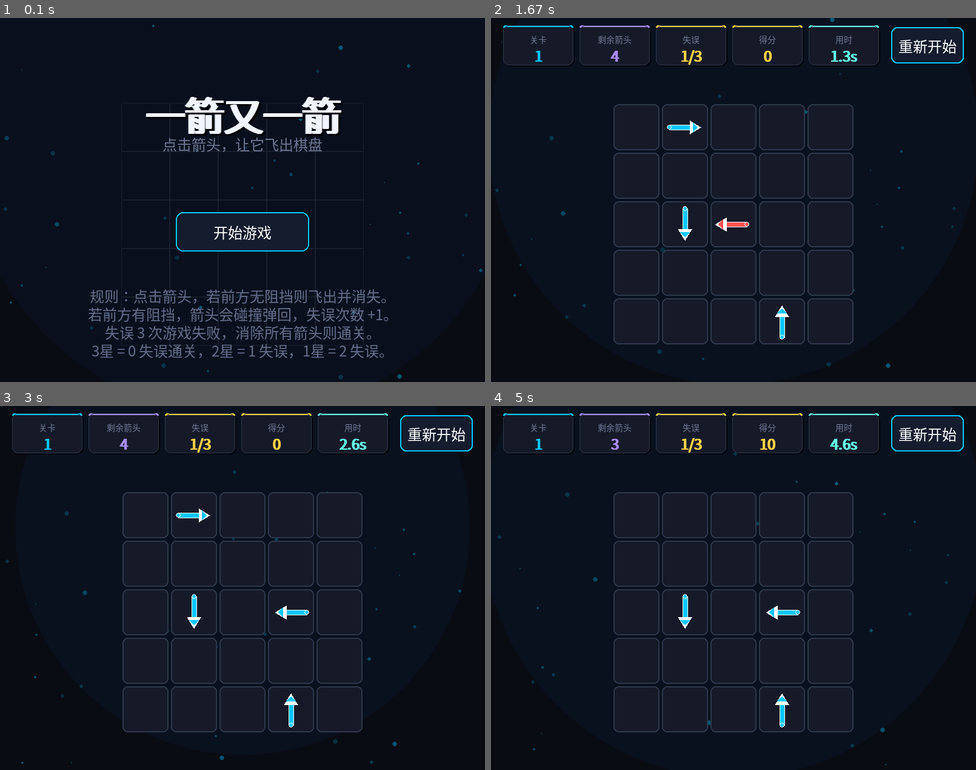
Above: before the commit, frames 1-4 (two rows, left to right).
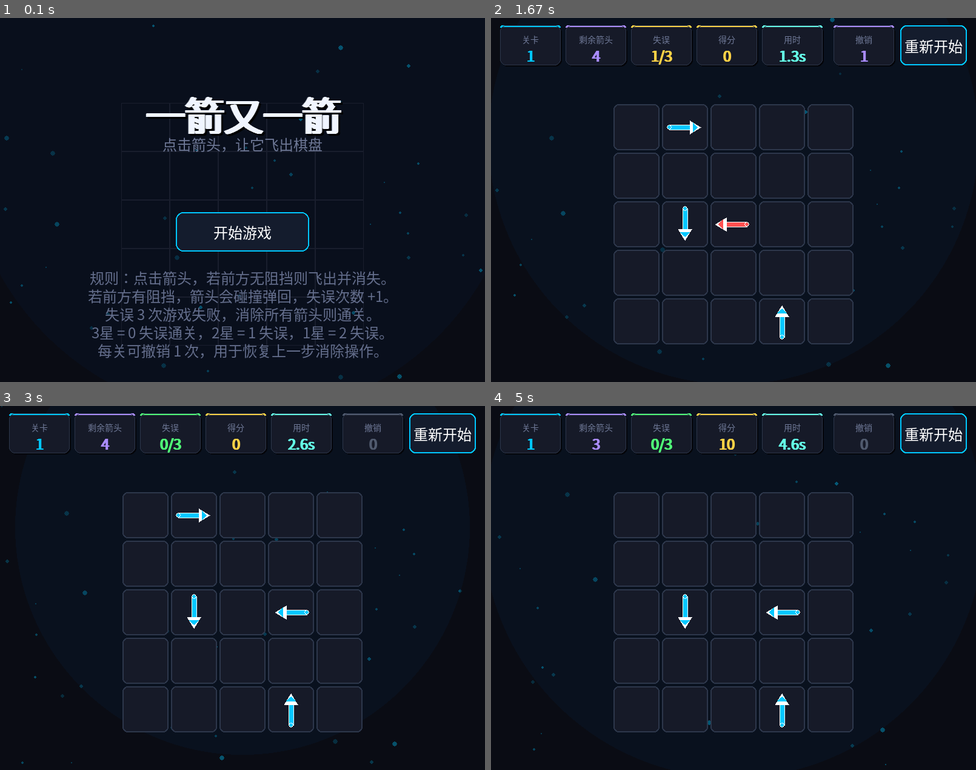
Above: after the commit, the same moments.

Repository: Emrys-m/arrow-game
Game: pygame game, started from main.py
Two runs of this game, one before a commit and one after it. Both use one fixed random seed, a clock stepped at 60 frames per second and the inputs below.
Inputs (mouse positions are in pixels of both pictures, inside the frame that each line leads up to):
- Up to frame 1 (0.1 s): no input
- Up to frame 2 (1.67 s): click "开始游戏" at 0.38 s; hold Z 0.67-1.13 s; click (583, 287) at 1.22 s; click (791, 232) at 1.55 s
- Up to frame 3 (3 s): click (373, 435) at 1.88 s, where only the run after the commit has a clickable "撤销"; click (227, 526) at 2.72 s
- Up to frame 4 (5 s): click (665, 511) at 3.05 s; click (859, 555) at 3.38 s; click (592, 518) at 4.72 s

The runs differ from the first frame. In frame 1, 5.2% of the frame differs, in the area x 18-81%, y 69-94%; in frame 2, 2.3%; in frame 3, 2.4%; in frame 4, 2.4%.

Commit message:
feat:增加了撤销功能

Diff:
--- a/main.py
+++ b/main.py
@@ -22,6 +22,7 @@
 CELL_BORDER = (45, 55, 75)
 SHADOW_COLOR = (4, 5, 10)
 STAR_EMPTY = (60, 70, 90)
+DISABLED_COLOR = (80, 90, 110)
 
 # 霓虹色
 NEON_BLUE = (0, 200, 255)
@@ -83,7 +84,7 @@
     ]
 ]
 
-# ---------- 画箭头函数（箭身 + 箭头） ----------
+# ---------- 画箭头函数 ----------
 def draw_arrow(surface, x, y, direction, color=NEON_BLUE, outline_color=WHITE, scale=1.0):
     length = int(26 * scale)
     if length <= 3:
@@ -270,15 +271,22 @@
         self.flying_arrows = []
         self.bumping_arrows = []
 
+        # 撤销系统：每关只能用一次
+        self.undo_available = True
+        self.undo_state = None   # (grid 副本, 分数)
+        self.undo_toast_timer = 0  # 使用后顶部提示倒计时
+
         # 星级系统
-        self.last_stars = 0        # 上一局获得的星级
-        self.total_stars = 0       # 累计星级
-        self.result_time = 0       # 进入结算界面的时间（用于星星弹出动画）
+        self.last_stars = 0
+        self.total_stars = 0
+        self.result_time = 0
 
         self.time = 0
         self.particles = [Particle() for _ in range(40)]
 
         self.start_btn_rect = pygame.Rect(WIDTH // 2 - 110, HEIGHT // 2 + 20, 220, 65)
+        # 撤销按钮矩形（供点击检测与绘制共用）
+        self.undo_btn_rect = pygame.Rect(WIDTH - 235, 12, 100, 66)
 
         self.load_level(0)
         self.state = "START"
@@ -290,6 +298,10 @@
         self.elapsed_time = 0.0
         self.flying_arrows = []
         self.bumping_arrows = []
+        # 重置撤销
+        self.undo_available = True
+        self.undo_state = None
+        self.undo_toast_timer = 0
         self.state = "PLAYING"
 
     def reset_level(self):
@@ -338,6 +350,11 @@
             direction = self.grid[row][col]
             if direction:
                 if any(a.row == row and a.col == col for a in self.bumping_arrows): return
+
+                # ★ 关键修改：无论成功还是失误，操作前都保存快照（含失误次数）
+                if self.undo_available:
+                    self.undo_state = ([r[:] for r in self.grid], self.score, self.mistakes)
+
                 if self.is_path_clear(row, col, direction):
                     self.grid[row][col] = None
                     self.flying_arrows.append(FlyingArrow(row, col, direction))
@@ -345,7 +362,6 @@
                     if self.count_arrows() == 0:
                         self.state = "WIN"
                         self.score += 50
-                        # 星级评定
                         if self.mistakes == 0:
                             self.last_stars = 3
                         elif self.mistakes == 1:
@@ -364,10 +380,28 @@
                         self.last_stars = 0
                         self.result_time = self.time
 
+    def perform_undo(self):
+        """执行撤销：恢复上一次操作之前的状态（网格、得分、失误次数）"""
+        if not self.undo_available or self.undo_state is None:
+            return
+        grid_snapshot, score_snapshot, mistakes_snapshot = self.undo_state
+        self.grid = [r[:] for r in grid_snapshot]
+        self.score = score_snapshot
+        self.mistakes = mistakes_snapshot      # ★ 新增：恢复失误次数
+        self.undo_available = False
+        self.undo_state = None
+        # 清除动画，避免重影
+        self.flying_arrows = []
+        self.bumping_arrows = []
+        # 弹出顶部提示
+        self.undo_toast_timer = 60
+
     def update(self):
         self.time += 1
         if self.state == "PLAYING":
             self.elapsed_time += 1.0 / 60.0
+        if self.undo_toast_timer > 0:
+            self.undo_toast_timer -= 1
         for p in self.particles:
             p.update()
         for arrow in self.flying_arrows[:]:
@@ -377,7 +411,6 @@
             arrow.update()
             if arrow.finished: self.bumping_arrows.remove(arrow)
 
-    # ---------- 画星星函数 ----------
     def draw_star(self, cx, cy, radius, color, filled):
         if radius <= 0:
             return
@@ -411,7 +444,6 @@
                 rect = pygame.Rect(MARGIN_X + c * CELL_SIZE, MARGIN_Y + r * CELL_SIZE, CELL_SIZE, CELL_SIZE)
                 pygame.draw.rect(self.screen, GRID_COLOR, rect, 1)
 
-        # 标题（呼吸）
         title_scale = 1.0 + 0.02 * math.sin(self.time * 0.05)
         title_text = "一箭又一箭"
         title_base = self.title_font.render(title_text, True, TITLE_COLOR)
@@ -428,7 +460,6 @@
         sub_title = self.font.render("点击箭头，让它飞出棋盘", True, SUB_TITLE_COLOR)
         self.screen.blit(sub_title, (WIDTH // 2 - sub_title.get_width() // 2, HEIGHT // 4 + 40))
 
-        # 开始按钮
         mouse_pos = pygame.mouse.get_pos()
         hover = self.start_btn_rect.collidepoint(mouse_pos)
         btn_color = BTN_HOVER if hover else BTN_COLOR
@@ -439,22 +470,21 @@
         self.screen.blit(btn_text, (self.start_btn_rect.centerx - btn_text.get_width() // 2,
                                      self.start_btn_rect.centery - btn_text.get_height() // 2))
 
-        # 累计星级显示
         if self.total_stars > 0:
             star_y = self.start_btn_rect.bottom + 18
             label = self.font.render(f"累计星级: {self.total_stars}", True, GOLD)
             self.screen.blit(label, (WIDTH // 2 - label.get_width() // 2, star_y))
 
-        # 操作说明
         help_lines = [
             "规则：点击箭头，若前方无阻挡则飞出并消失。",
             "若前方有阻挡，箭头会碰撞弹回，失误次数 +1。",
             "失误 3 次游戏失败，消除所有箭头则通关。",
-            "3星 = 0 失误通关，2星 = 1 失误，1星 = 2 失误。"
+            "3星 = 0 失误通关，2星 = 1 失误，1星 = 2 失误。",
+            "每关可撤销 1 次，用于恢复上一步消除操作。"
         ]
         for i, line in enumerate(help_lines):
             help_surf = self.font.render(line, True, HELP_TEXT)
-            self.screen.blit(help_surf, (WIDTH // 2 - help_surf.get_width() // 2, HEIGHT - 160 + i * 30))
+            self.screen.blit(help_surf, (WIDTH // 2 - help_surf.get_width() // 2, HEIGHT - 190 + i * 30))
 
     def draw_hud_card(self, x, y, w, h, label, value, accent_color):
         shadow_rect = pygame.Rect(x + 2, y + 2, w, h)
@@ -481,7 +511,6 @@
 
         accent = NEON_GREEN if is_win else NEON_RED
 
-        # 外发光
         pulse = 1.0 + 0.08 * math.sin(self.time * 0.06)
         glow = pygame.Surface((panel_w + 80, panel_h + 80), pygame.SRCALPHA)
         for i in range(5, 0, -1):
@@ -491,7 +520,6 @@
                              border_radius=20 + i * 2)
         self.screen.blit(glow, (panel_x - 40, panel_y - 40))
 
-        # 阴影
         shadow = pygame.Surface((panel_w + 20, panel_h + 20), pygame.SRCALPHA)
         pygame.draw.rect(shadow, (0, 0, 0, 160), (0, 0, panel_w + 20, panel_h + 20), border_radius=22)
         self.screen.blit(shadow, (panel_x - 10, panel_y - 10))
@@ -499,7 +527,6 @@
         panel_rect = pygame.Rect(panel_x, panel_y, panel_w, panel_h)
         pygame.draw.rect(self.screen, (22, 28, 45), panel_rect, border_radius=18)
 
-        # 内网格
         inner_clip = pygame.Surface((panel_w, panel_h), pygame.SRCALPHA)
         for i in range(0, panel_w, 24):
             pygame.draw.line(inner_clip, (40, 50, 75, 50), (i, 0), (i, panel_h))
@@ -507,7 +534,6 @@
             pygame.draw.line(inner_clip, (40, 50, 75, 50), (0, j), (panel_w, j))
         self.screen.blit(inner_clip, (panel_x, panel_y))
 
-        # 顶部光晕
         top_glow = pygame.Surface((panel_w, 200), pygame.SRCALPHA)
         for i in range(200, 0, -10):
             alpha = max(0, int(30 * (i / 200) * pulse))
@@ -518,7 +544,6 @@
         inner_rect = pygame.Rect(panel_x + 6, panel_y + 6, panel_w - 12, panel_h - 12)
         pygame.draw.rect(self.screen, accent, inner_rect, width=1, border_radius=14)
 
-        # 四角
         corner_len = 18
         corner_thickness = 3
         corners = [
@@ -536,7 +561,6 @@
         pygame.draw.rect(self.screen, accent, (panel_x, panel_y, panel_w, 4),
                          border_top_left_radius=18, border_top_right_radius=18)
 
-        # 圆形图标
         icon_cy = panel_y + 70
         icon_r = 36
         ring_r = int(icon_r + 10 + 5 * pulse)
@@ -559,12 +583,10 @@
         self.screen.blit(icon_surf, (WIDTH // 2 - icon_surf.get_width() // 2,
                                       icon_cy - icon_surf.get_height() // 2))
 
-        # 标题
         title_text = "通 关" if is_win else "失 败"
         title = self.big_font.render(title_text, True, TITLE_COLOR)
         self.screen.blit(title, (WIDTH // 2 - title.get_width() // 2, panel_y + 122))
 
-        # 分隔线
         line_y = panel_y + 180
         line_w = 260
         line_x = WIDTH // 2 - line_w // 2
@@ -574,7 +596,6 @@
             pygame.draw.line(line_surf, (*accent, alpha), (i, 0), (i, 2))
         self.screen.blit(line_surf, (line_x, line_y))
 
-        # ---------- 星级展示 ----------
         star_cy = panel_y + 225
         star_radius = 22
         star_spacing = 65
@@ -582,19 +603,16 @@
 
         for i in range(3):
             cx = WIDTH // 2 + (i - 1) * star_spacing
-            # 空星始终可见
             self.draw_star(cx, star_cy, star_radius, STAR_EMPTY, False)
-            # 已获得的星带弹出动画
             if i < stars_earned:
                 progress = (self.time - self.result_time - i * 18) / 18.0
                 progress = max(0.0, min(1.0, progress))
                 if progress > 0:
-                    scale = 1 - (1 - progress) ** 2  # ease-out
+                    scale = 1 - (1 - progress) ** 2
                     r = int(star_radius * scale)
                     if r > 0:
                         self.draw_star(cx, star_cy, r, GOLD, True)
 
-        # 星级文字
         if is_win:
             star_text = f"获得 {stars_earned} 星评价"
             star_color = GOLD
@@ -604,7 +622,6 @@
         star_label = self.label_font.render(star_text, True, star_color)
         self.screen.blit(star_label, (WIDTH // 2 - star_label.get_width() // 2, panel_y + 258))
 
-        # 得分
         score_label = self.label_font.render("本 局 得 分", True, SUB_TITLE_COLOR)
         self.screen.blit(score_label, (WIDTH // 2 - score_label.get_width() // 2, panel_y + 288))
 
@@ -613,7 +630,6 @@
         score_surf = big_score_font.render(str(self.score), True, NEON_YELLOW)
         self.screen.blit(score_surf, (WIDTH // 2 - score_surf.get_width() // 2, panel_y + 305))
 
-        # 用时
         time_label = self.label_font.render("本 局 用 时", True, SUB_TITLE_COLOR)
         self.screen.blit(time_label, (WIDTH // 2 - time_label.get_width() // 2, panel_y + 360))
 
@@ -622,7 +638,6 @@
         time_surf = big_time_font.render(format_time(self.elapsed_time), True, NEON_CYAN)
         self.screen.blit(time_surf, (WIDTH // 2 - time_surf.get_width() // 2, panel_y + 378))
 
-        # 底部提示
         hint_text = "点击屏幕，进入下一关" if is_win else "点击屏幕，重新挑战"
         hint_pulse = 0.5 + 0.5 * math.sin(self.time * 0.1)
         hint_color = (
@@ -673,9 +688,9 @@
         elif self.mistakes == 2: mistake_color = NEON_ORANGE
         else: mistake_color = NEON_RED
 
-        card_w, card_h = 116, 66
-        gap = 10
-        start_x = 20
+        card_w, card_h = 100, 66
+        gap = 8
+        start_x = 15
         y = 12
 
         self.draw_hud_card(start_x, y, card_w, card_h, "关卡", str(self.level_index + 1), NEON_BLUE)
@@ -684,13 +699,36 @@
         self.draw_hud_card(start_x + (card_w + gap) * 3, y, card_w, card_h, "得分", str(self.score), NEON_YELLOW)
         self.draw_hud_card(start_x + (card_w + gap) * 4, y, card_w, card_h, "用时", format_time(self.elapsed_time), NEON_CYAN)
 
-        restart_rect = pygame.Rect(WIDTH - 140, 15, 120, 60)
+        # 撤销按钮
+        can_undo = self.undo_available and self.undo_state is not None
+        undo_color = NEON_PURPLE if can_undo else DISABLED_COLOR
+        undo_value = "1" if can_undo else "0"
+        self.draw_hud_card(self.undo_btn_rect.x, self.undo_btn_rect.y,
+                           self.undo_btn_rect.w, self.undo_btn_rect.h,
+                           "撤销", undo_value, undo_color)
+
+        # 重新开始按钮
+        restart_rect = pygame.Rect(WIDTH - 125, 12, 110, 66)
         pygame.draw.rect(self.screen, BTN_COLOR, restart_rect, border_radius=10)
         pygame.draw.rect(self.screen, BTN_BORDER, restart_rect, width=2, border_radius=10)
         restart_text = self.font.render("重新开始", True, WHITE)
         self.screen.blit(restart_text, (restart_rect.centerx - restart_text.get_width() // 2,
                                         restart_rect.centery - restart_text.get_height() // 2))
 
+        # 撤销成功提示
+        if self.undo_toast_timer > 0:
+            alpha = min(255, self.undo_toast_timer * 8)
+            toast_font = pygame.font.SysFont("simhei", 28)
+            toast_font.set_bold(True)
+            toast_surf = toast_font.render("已 撤 销", True, NEON_PURPLE)
+            toast_bg = pygame.Surface((toast_surf.get_width() + 40, toast_surf.get_height() + 20), pygame.SRCALPHA)
+            pygame.draw.rect(toast_bg, (22, 28, 45, alpha), (0, 0, toast_bg.get_width(), toast_bg.get_height()), border_radius=10)
+            pygame.draw.rect(toast_bg, (*NEON_PURPLE, alpha), (0, 0, toast_bg.get_width(), toast_bg.get_height()), width=2, border_radius=10)
+            self.screen.blit(toast_bg, (WIDTH // 2 - toast_bg.get_width() // 2, 100))
+            toast_surf.set_alpha(alpha)
+            self.screen.blit(toast_surf, (WIDTH // 2 - toast_surf.get_width() // 2, 110))
+
+        # 结算面板
         if self.state == "WIN":
             self.draw_result_panel(is_win=True)
         elif self.state == "LOSE":
@@ -711,6 +749,9 @@
                         self.total_stars = 0
                         self.score = 0
                         self.load_level(0)
+                    # 快捷键 Z 也能撤销
+                    if event.key == pygame.K_z and self.state == "PLAYING":
+                        self.perform_undo()
                 if event.type == pygame.MOUSEBUTTONDOWN and event.button == 1:
                     pos = pygame.mouse.get_pos()
                     if self.state == "START":
@@ -719,16 +760,17 @@
                             self.score = 0
                             self.load_level(0)
                     elif self.state == "PLAYING":
-                        restart_rect = pygame.Rect(WIDTH - 140, 15, 120, 60)
+                        restart_rect = pygame.Rect(WIDTH - 125, 12, 110, 66)
                         if restart_rect.collidepoint(pos):
                             self.reset_level()
+                        elif self.undo_btn_rect.collidepoint(pos):
+                            self.perform_undo()
                         else:
                             self.handle_click(pos)
                     elif self.state == "WIN":
                         if self.level_index + 1 < len(LEVELS):
                             self.load_level(self.level_index + 1)
                         else:
-                            # 全部通关
                             self.score = 0
                             self.state = "START"
                     elif self.state == "LOSE":
